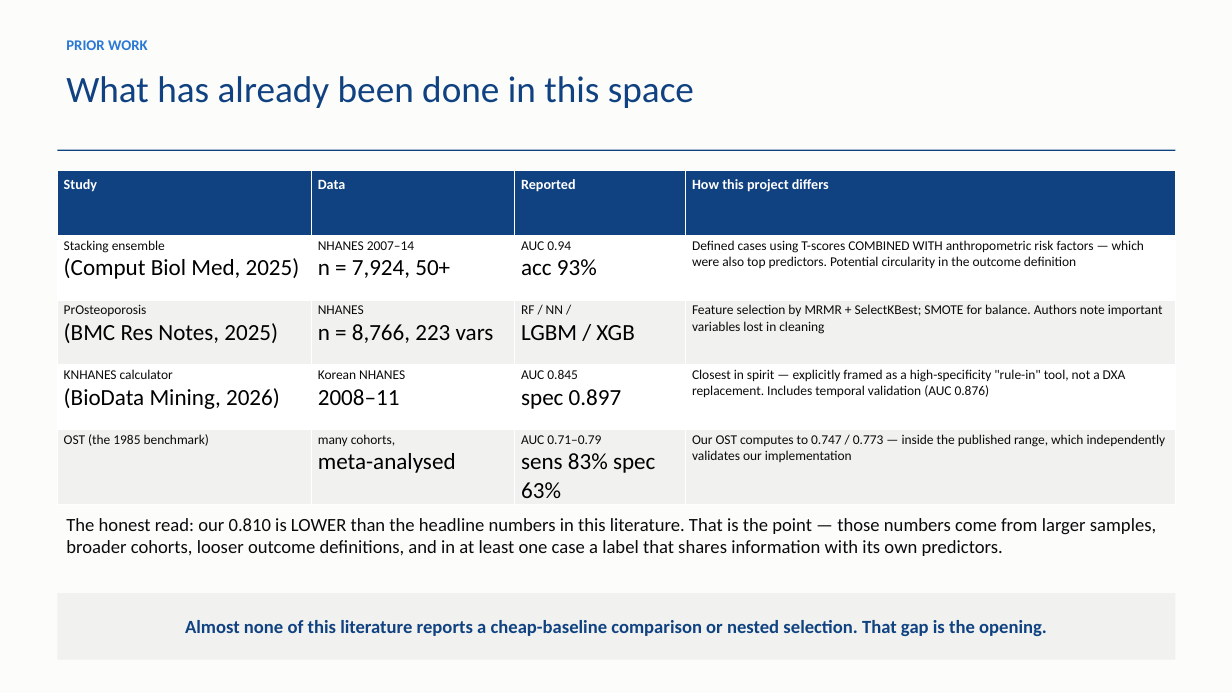
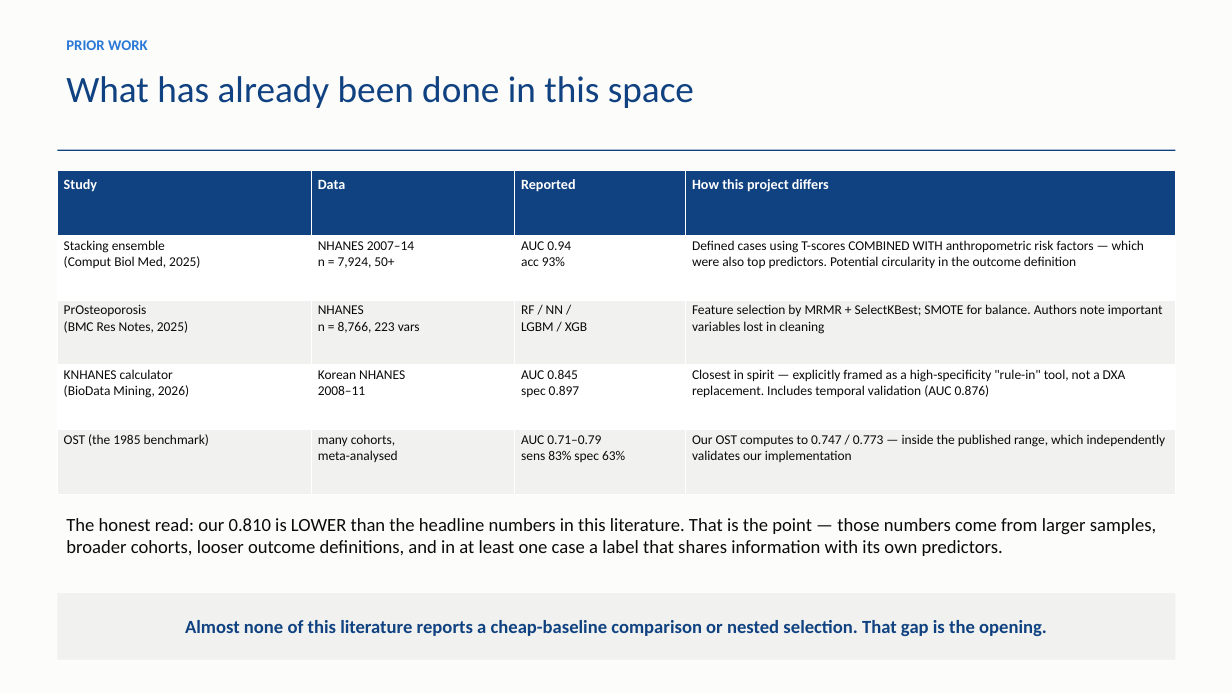
Before and after one commit to am12-dev/sf_26-27, a slide deck: slide 23 of Notes/Osteoporosis_ML_Specialist_Briefing.pptx (slide 21 before the commit). Drawn at 1232x693 pixels with LibreOffice and Linux fonts; fonts in the diff are those of the drawing. Boxes give left, top, right and bottom in pixels: in the first picture for what was removed or moved away, otherwise in the second. Text is boxed around its words. In the diff, an @@ line names an element or a change of style, - is before the commit and + after.

```diff
--- a/Notes/Osteoporosis_ML_Specialist_Briefing.pptx
+++ b/Notes/Osteoporosis_ML_Specialist_Briefing.pptx
@@ table at (57, 171, 1176, 494) @@
@@ size 18 to 10.5 pt, text colour #000000 to #0B0B0B in "(Comput Biol Med, 2025)", "n = 7,924, 50+", "acc 93%", "(BMC Res Notes, 2025)" and 7 more places @@
```
Also in this commit, not shown: 2 other slides changed, 2 slides added, 5 other files.
